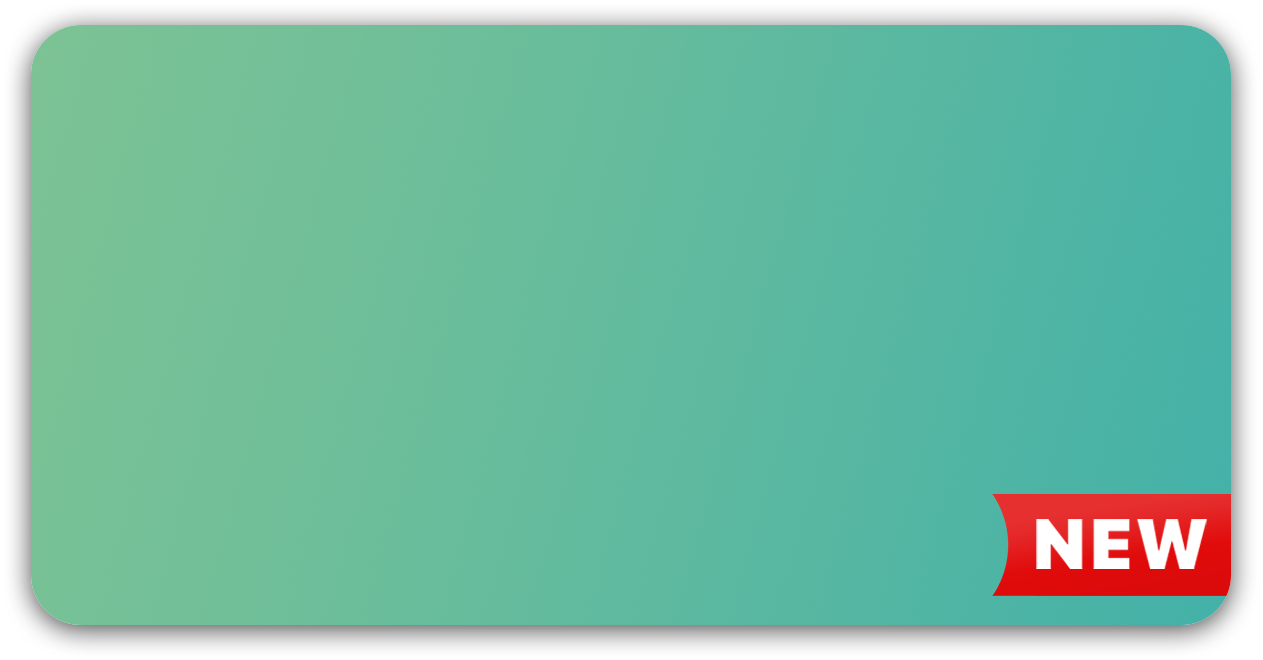
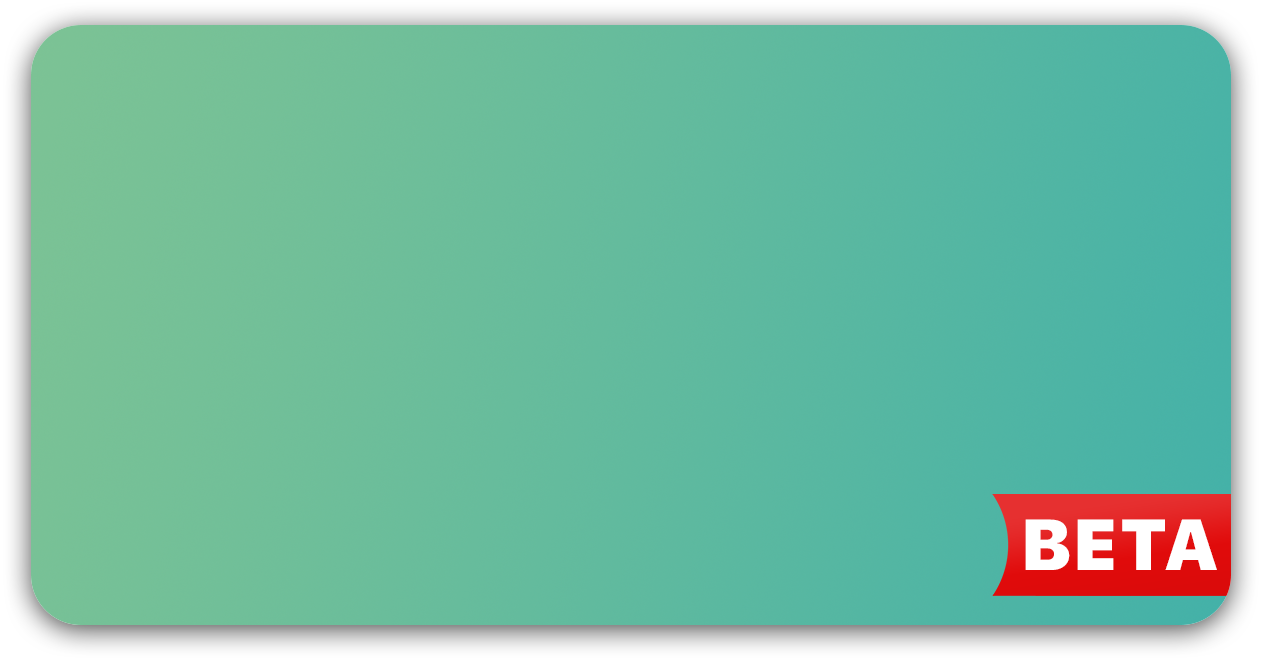
Layer changes from the first (1263, 660) image to the second:
renamed "NEW" to "BETA", painted on it over [1025, 519, 1217, 570]
